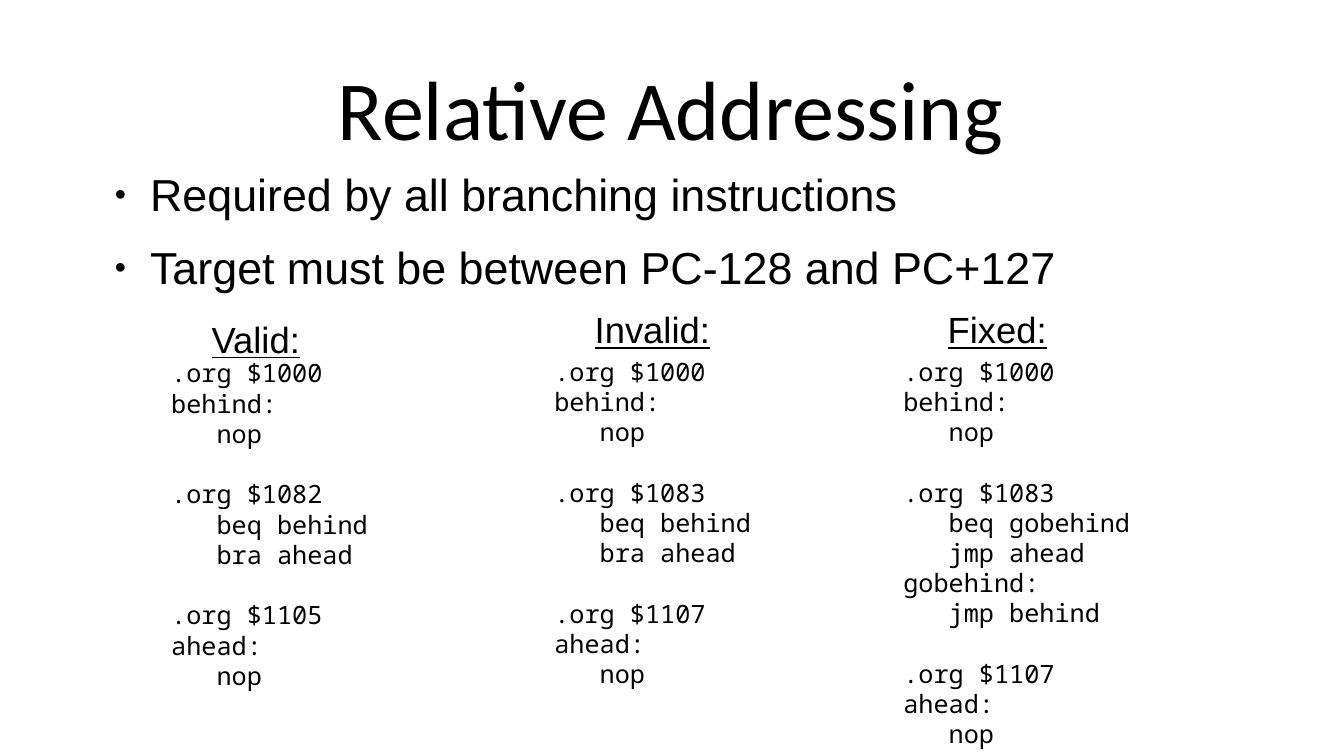
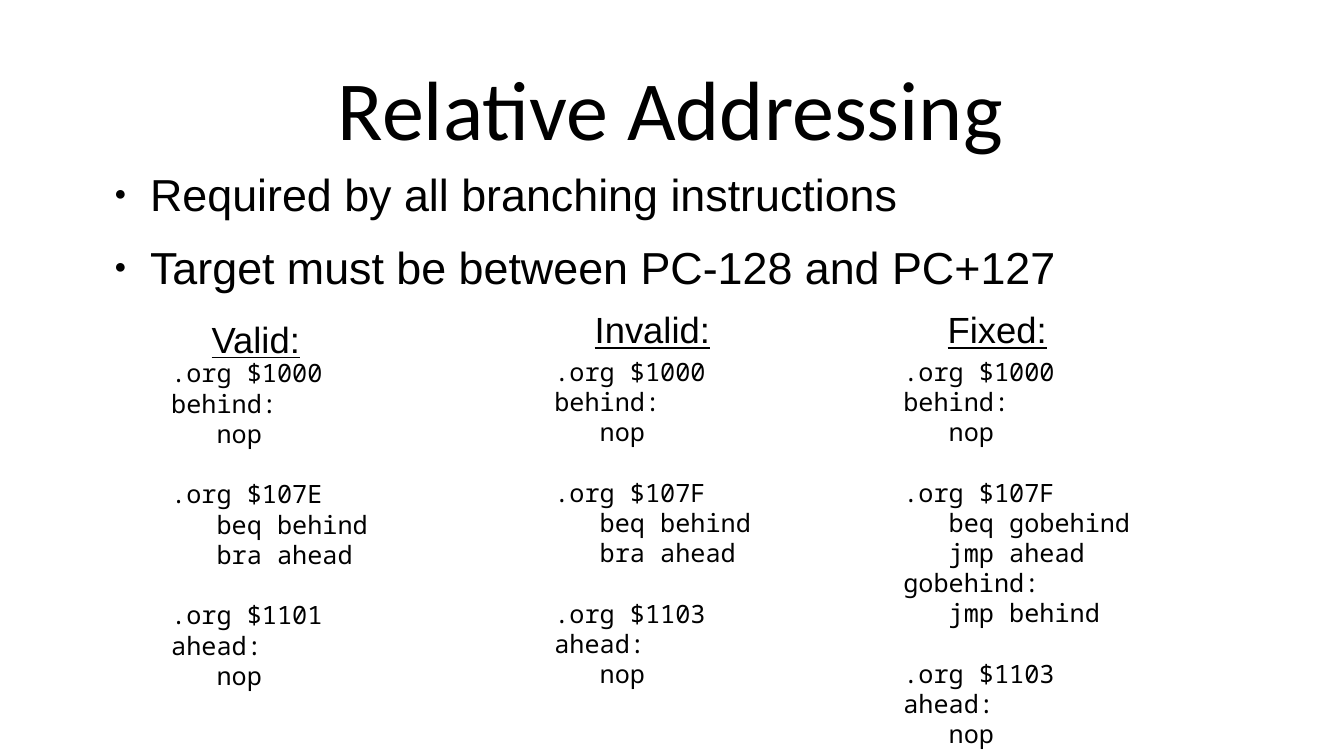
Before and after one commit to SlithyMatt/x16-assembly-tutorial, a slide deck: slide 3 of Lesson3/Lesson3.odp. Drawn at 1344x756 pixels with LibreOffice and Linux fonts; fonts in the diff are those of the drawing. Boxes give left, top, right and bottom in pixels: in the first picture for what was removed or moved away, otherwise in the second. Text is boxed around its words. In the diff, an @@ line names an element or a change of style, - is before the commit and + after.

Commit message:
take 2 at fixing address errors

```diff
--- a/Lesson3/Lesson3.odp
+++ b/Lesson3/Lesson3.odp
@@ text at (171, 484, 323, 509): text changed @@
-.org $1082
+.org $107E
@@ text at (554, 483, 706, 508): text changed @@
-.org $1083
+.org $107F
@@ text at (903, 483, 1055, 508): text changed @@
-.org $1083
+.org $107F
@@ text at (171, 605, 323, 630): text changed @@
-.org $1105
+.org $1101
@@ text at (554, 604, 706, 629): text changed @@
-.org $1107
+.org $1103
@@ text at (903, 664, 1055, 689): text changed @@
-.org $1107
+.org $1103
```
Also in this commit, not shown: 1 other file.
